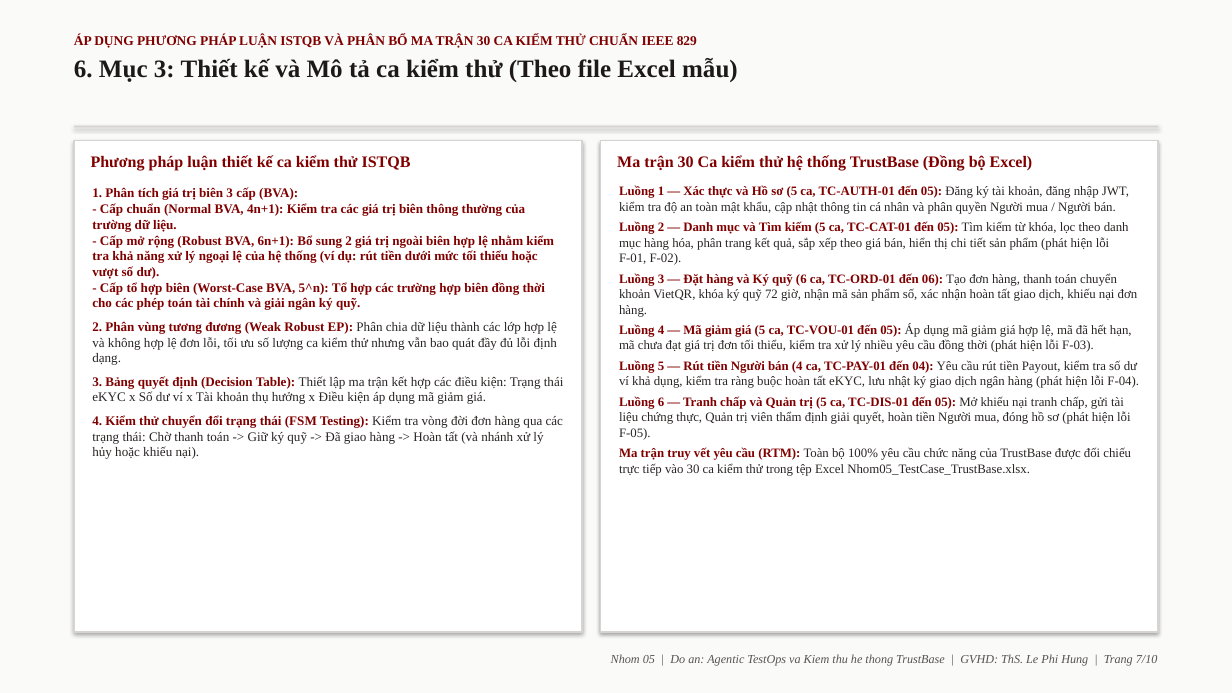
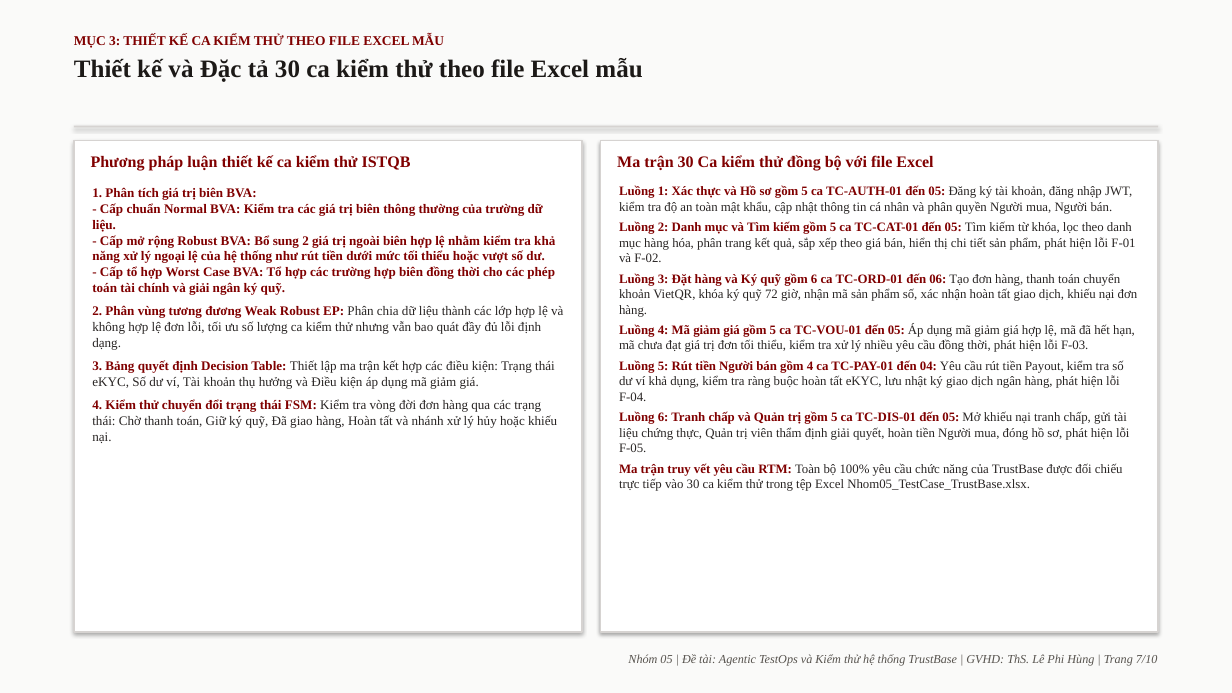
Before and after one commit to justpassingByte/agentic-test-ops, a slide deck: slide 7 of Nhom05_AgenticTestOps_ThuyetTrinh.pptx. Drawn at 1232x693 pixels with LibreOffice and Linux fonts; fonts in the diff are those of the drawing. Boxes give left, top, right and bottom in pixels: in the first picture for what was removed or moved away, otherwise in the second. Text is boxed around its words. In the diff, an @@ line names an element or a change of style, - is before the commit and + after.

Commit message:
docs: add university logo to word cover, integrate full excel data, clean dashes and parens in slides

```diff
--- a/Nhom05_AgenticTestOps_ThuyetTrinh.pptx
+++ b/Nhom05_AgenticTestOps_ThuyetTrinh.pptx
@@ text at [74,35,642,82]: text changed; size 10.5 to 19.5 pt; text colour #800000 to #1C1917 @@
-ÁP DỤNG PHƯƠNG PHÁP LUẬN ISTQB VÀ PHÂN BỔ MA TRẬN 30 CA KIỂM THỬ CHUẨN IEEE 829
-6. Mục 3: Thiết kế và Mô tả ca kiểm thử (Theo file Excel mẫu)
+MỤC 3: THIẾT KẾ CA KIỂM THỬ THEO FILE EXCEL MẪU
+Thiết kế và Đặc tả 30 ca kiểm thử theo file Excel mẫu
@@ text at [617,155,933,171]: text changed @@
-Ma trận 30 Ca kiểm thử hệ thống TrustBase (Đồng bộ Excel)
+Ma trận 30 Ca kiểm thử đồng bộ với file Excel
@@ text at [92,187,563,443]: text changed @@
-1. Phân tích giá trị biên 3 cấp (BVA):
-- Cấp chuẩn (Normal BVA, 4n+1): Kiểm tra các giá trị biên thông thường của trường dữ liệu.
-- Cấp mở rộng (Robust BVA, 6n+1): Bổ sung 2 giá trị ngoài biên hợp lệ nhằm kiểm tra khả năng xử lý ngoại lệ của hệ thống (ví dụ: rút tiền dưới mức tối thiểu hoặc vượt số dư).
-- Cấp tổ hợp biên (Worst-Case BVA, 5^n): Tổ hợp các trường hợp biên đồng thời cho các phép toán tài chính và giải ngân ký quỹ.
-2. Phân vùng tương đương (Weak Robust EP): Phân chia dữ liệu thành các lớp hợp lệ và không hợp lệ đơn lỗi, tối ưu số lượng ca kiểm thử nhưng vẫn bao quát đầy đủ lỗi định dạng.
-3. Bảng quyết định (Decision Table): Thiết lập ma trận kết hợp các điều kiện: Trạng thái eKYC x Số dư ví x Tài khoản thụ hưởng x Điều kiện áp dụng mã giảm giá.
-4. Kiểm thử chuyển đổi trạng thái (FSM Testing): Kiểm tra vòng đời đơn hàng qua các trạng thái: Chờ thanh toán -> Giữ ký quỹ -> Đã giao hàng -> Hoàn tất (và nhánh xử lý hủy hoặc khiếu nại).
+1. Phân tích giá trị biên BVA:
+- Cấp chuẩn Normal BVA: Kiểm tra các giá trị biên thông thường của trường dữ liệu.
+- Cấp mở rộng Robust BVA: Bổ sung 2 giá trị ngoài biên hợp lệ nhằm kiểm tra khả năng xử lý ngoại lệ của hệ thống như rút tiền dưới mức tối thiểu hoặc vượt số dư.
+- Cấp tổ hợp Worst Case BVA: Tổ hợp các trường hợp biên đồng thời cho các phép toán tài chính và giải ngân ký quỹ.
+2. Phân vùng tương đương Weak Robust EP: Phân chia dữ liệu thành các lớp hợp lệ và không hợp lệ đơn lỗi, tối ưu số lượng ca kiểm thử nhưng vẫn bao quát đầy đủ lỗi định dạng.
+3. Bảng quyết định Decision Table: Thiết lập ma trận kết hợp các điều kiện: Trạng thái eKYC, Số dư ví, Tài khoản thụ hưởng và Điều kiện áp dụng mã giảm giá.
+4. Kiểm thử chuyển đổi trạng thái FSM: Kiểm tra vòng đời đơn hàng qua các trạng thái: Chờ thanh toán, Giữ ký quỹ, Đã giao hàng, Hoàn tất và nhánh xử lý hủy hoặc khiếu nại.
@@ text at [619,185,1138,491]: text changed @@
-Luồng 1 — Xác thực và Hồ sơ (5 ca, TC-AUTH-01 đến 05): Đăng ký tài khoản, đăng nhập JWT, kiểm tra độ an toàn mật khẩu, cập nhật thông tin cá nhân và phân quyền Người mua / Người bán.
-Luồng 2 — Danh mục và Tìm kiếm (5 ca, TC-CAT-01 đến 05): Tìm kiếm từ khóa, lọc theo danh mục hàng hóa, phân trang kết quả, sắp xếp theo giá bán, hiển thị chi tiết sản phẩm (phát hiện lỗi F-01, F-02).
-Luồng 3 — Đặt hàng và Ký quỹ (6 ca, TC-ORD-01 đến 06): Tạo đơn hàng, thanh toán chuyển khoản VietQR, khóa ký quỹ 72 giờ, nhận mã sản phẩm số, xác nhận hoàn tất giao dịch, khiếu nại đơn hàng.
-Luồng 4 — Mã giảm giá (5 ca, TC-VOU-01 đến 05): Áp dụng mã giảm giá hợp lệ, mã đã hết hạn, mã chưa đạt giá trị đơn tối thiểu, kiểm tra xử lý nhiều yêu cầu đồng thời (phát hiện lỗi F-03).
-Luồng 5 — Rút tiền Người bán (4 ca, TC-PAY-01 đến 04): Yêu cầu rút tiền Payout, kiểm tra số dư ví khả dụng, kiểm tra ràng buộc hoàn tất eKYC, lưu nhật ký giao dịch ngân hàng (phát hiện lỗi F-04).
-Luồng 6 — Tranh chấp và Quản trị (5 ca, TC-DIS-01 đến 05): Mở khiếu nại tranh chấp, gửi tài liệu chứng thực, Quản trị viên thẩm định giải quyết, hoàn tiền Người mua, đóng hồ sơ (phát hiện lỗi F-05).
-Ma trận truy vết yêu cầu (RTM): Toàn bộ 100% yêu cầu chức năng của TrustBase được đối chiếu trực tiếp vào 30 ca kiểm thử trong tệp Excel Nhom05_TestCase_TrustBase.xlsx.
+Luồng 1: Xác thực và Hồ sơ gồm 5 ca TC-AUTH-01 đến 05: Đăng ký tài khoản, đăng nhập JWT, kiểm tra độ an toàn mật khẩu, cập nhật thông tin cá nhân và phân quyền Người mua, Người bán.
+Luồng 2: Danh mục và Tìm kiếm gồm 5 ca TC-CAT-01 đến 05: Tìm kiếm từ khóa, lọc theo danh mục hàng hóa, phân trang kết quả, sắp xếp theo giá bán, hiển thị chi tiết sản phẩm, phát hiện lỗi F-01 và F-02.
+Luồng 3: Đặt hàng và Ký quỹ gồm 6 ca TC-ORD-01 đến 06: Tạo đơn hàng, thanh toán chuyển khoản VietQR, khóa ký quỹ 72 giờ, nhận mã sản phẩm số, xác nhận hoàn tất giao dịch, khiếu nại đơn hàng.
+Luồng 4: Mã giảm giá gồm 5 ca TC-VOU-01 đến 05: Áp dụng mã giảm giá hợp lệ, mã đã hết hạn, mã chưa đạt giá trị đơn tối thiểu, kiểm tra xử lý nhiều yêu cầu đồng thời, phát hiện lỗi F-03.
+Luồng 5: Rút tiền Người bán gồm 4 ca TC-PAY-01 đến 04: Yêu cầu rút tiền Payout, kiểm tra số dư ví khả dụng, kiểm tra ràng buộc hoàn tất eKYC, lưu nhật ký giao dịch ngân hàng, phát hiện lỗi F-04.
+Luồng 6: Tranh chấp và Quản trị gồm 5 ca TC-DIS-01 đến 05: Mở khiếu nại tranh chấp, gửi tài liệu chứng thực, Quản trị viên thẩm định giải quyết, hoàn tiền Người mua, đóng hồ sơ, phát hiện lỗi F-05.
+Ma trận truy vết yêu cầu RTM: Toàn bộ 100% yêu cầu chức năng của TrustBase được đối chiếu trực tiếp vào 30 ca kiểm thử trong tệp Excel Nhom05_TestCase_TrustBase.xlsx.
@@ text at [628,654,1158,666]: text changed @@
-Nhom 05 | Do an: Agentic TestOps va Kiem thu he thong TrustBase | GVHD: ThS. Le Phi Hung | Trang 7/10
+Nhóm 05 | Đề tài: Agentic TestOps và Kiểm thử hệ thống TrustBase | GVHD: ThS. Lê Phi Hùng | Trang 7/10
```
Also in this commit, not shown: 9 other slides changed, 1 other file.
